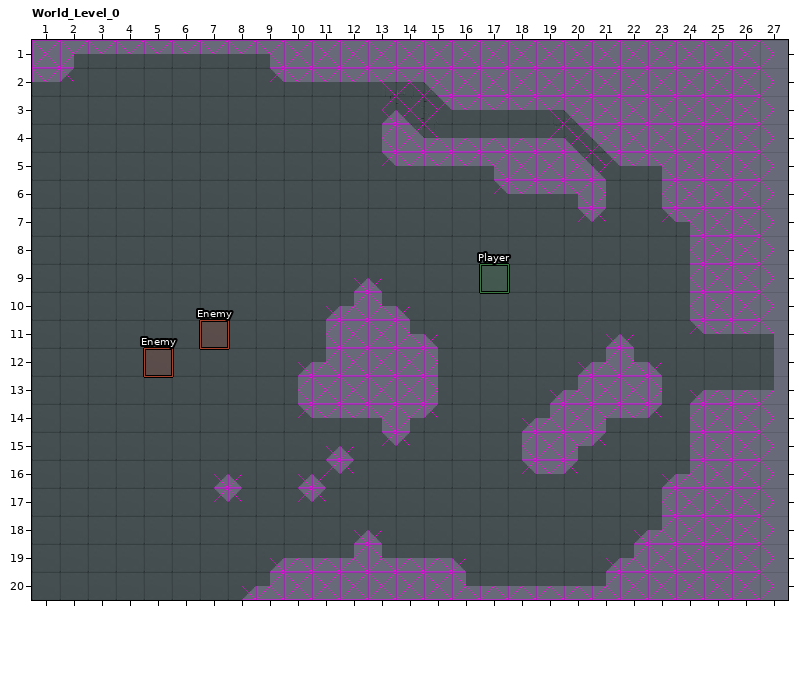
LDtk project, stored at assets/map/map.ldtk. This is how it looked before the edit.
Cells are 48x48 px. Shown: World_Level_0 x 1..27, y 1..20. The commit also changed other parts of the map, which this record leaves out. Layer "SquareConcrete" is drawn -24,24 px off the grid.
After the commit:
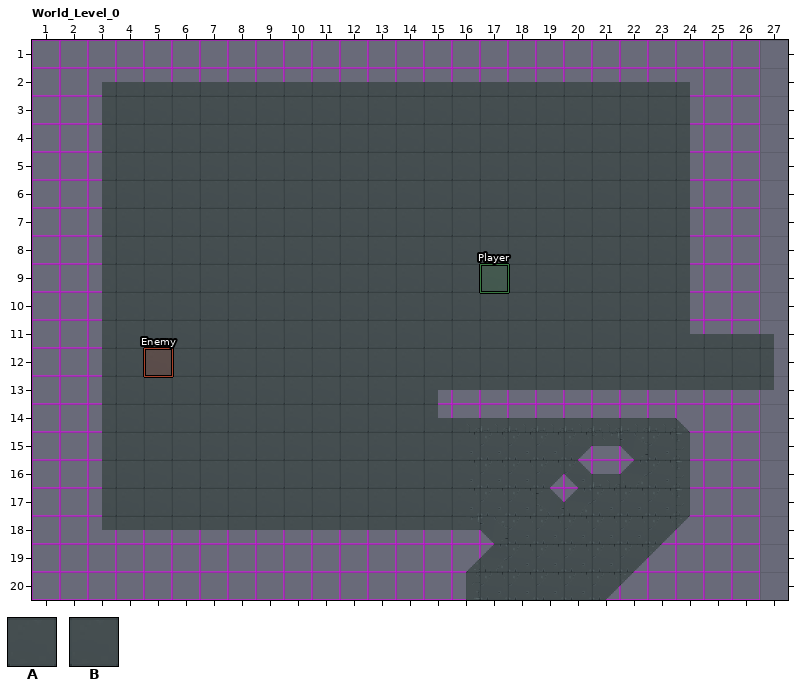
Key: from "Dummy": A 1; from "SquareConcrete": B 1.
_ is an empty cell.
Objects are placed by their top-left corner, in cells (3,4 is the top-left corner of cell 3,4); size is 1x1 cell unless given.
The exact change:
Layer "Dummy":
y 1: x 3..9 AAAAAAA -> _______
y 2: x 1..15 AAAAAAAAAAAAAAA -> _______________
y 3: x 1..3 AAA -> ___; x 13 A -> _; x 15..20 AAAAAA -> ______
y 4: x 1..3 AAA -> ___; x 13 A -> _; x 21 A -> _
y 5: x 1..3 AAA -> ___; x 13..17 AAAAA -> _____; x 22..23 AA -> __
y 6: x 1..3 AAA -> ___; x 17..20 AAAA -> ____; x 23 A -> _
y 7: x 1..3 AAA -> ___; x 20..21 AA -> __; x 23..24 AA -> __
y 8: x 1..3 AAA -> ___; x 24 A -> _
y 9: x 1..3 AAA -> ___; x 12 A -> _; x 24 A -> _
y 10: x 1..3 AAA -> ___; x 6..8 AAA -> ___; x 11 A -> _; x 24 A -> _
y 11: x 1..3 AAA -> ___; x 6..8 AAA -> ___; x 11 A -> _; x 21 A -> _; x 24..27 AAAA -> ____
y 12: x 1..3 AAA -> ___; x 7 A -> _; x 10 A -> _; x 20 A -> _
y 13: x 1..3 AAA -> ___; x 10 A -> _; x 16..19 AAAA -> ____; x 24 A -> _
y 14: x 1..3 AAA -> ___; x 10..13 AAAA -> ____; x 15 A -> _; x 19..21 ___ -> AAA
y 15: x 1..3 AAA -> ___; x 11 A -> _; x 13..14 AA -> __; x 19..22 __AA -> AA__
y 16: x 1..3 AAA -> ___; x 7 A -> _; x 10 A -> _; x 12 A -> _; x 20 A -> _; x 24 _ -> A
y 17: x 1..3 AAA -> ___; x 7..8 AA -> __; x 10..11 AA -> __; x 24 _ -> A
y 18: x 1..12 AAAAAAAAAAAA -> ____________; x 14..17 AAAA -> ____; x 23 _ -> A
y 19: x 1..9 AAAAAAAAA -> _________; x 22 _ -> A
y 20: x 1..8 AAAAAAAA -> ________; x 17..21 _____ -> AAAAA
Layer "SquareConcrete":
y 1: x 3..9 BBBBBBB -> _______
y 2: x 1..3 BBB -> ___; x 14..24 ___________ -> BBBBBBBBBBB
y 3: x 1..3 BBB -> ___; x 14..15 __ -> BB; x 20..24 _____ -> BBBBB
y 4: x 1..3 BBB -> ___; x 14..24 ___________ -> BBBBBBBBBBB
y 5: x 1..3 BBB -> ___; x 18..21 ____ -> BBBB; x 24 _ -> B
y 6: x 1..3 BBB -> ___; x 21 _ -> B; x 24 _ -> B
y 7..8: x 1..3 BBB -> ___
y 9: x 1..3 BBB -> ___; x 13 _ -> B
y 10: x 1..3 BBB -> ___; x 12..14 ___ -> BBB
y 11: x 1..3 BBB -> ___; x 12..15 ____ -> BBBB; x 22 _ -> B
y 12: x 1..3 BBB -> ___; x 11..15 _____ -> BBBBB; x 21..23 ___ -> BBB
y 13: x 1..3 BBB -> ___; x 11..19 _____BBBB -> BBBBB____; x 24 B -> _
y 14: x 1..3 BBB -> ___; x 14 _ -> B; x 24 B -> _
y 15: x 1..3 BBB -> ___; x 12 _ -> B; x 21..22 BB -> __
y 16: x 1..3 BBB -> ___; x 8 _ -> B; x 11 _ -> B; x 20 B -> _
y 17: x 1..3 BBB -> ___
y 18: x 1..12 BBBBBBBBBBBB -> ____________; x 14..17 BBBB -> ____
y 19: x 1..9 BBBBBBBBB -> _________; x 17 B -> _
y 20: x 1..8 BBBBBBBB -> ________
Layer "Enemies":
removed: "Enemy" rectangle at 7,11
